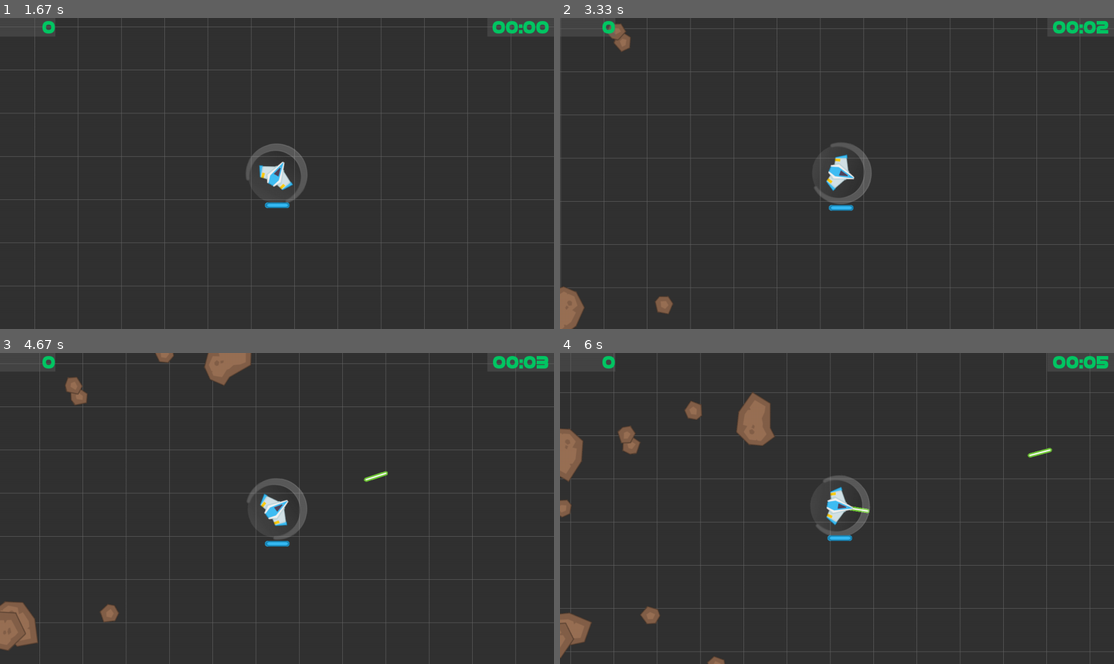
Above: before the commit, frames 1-4 (two rows, left to right).
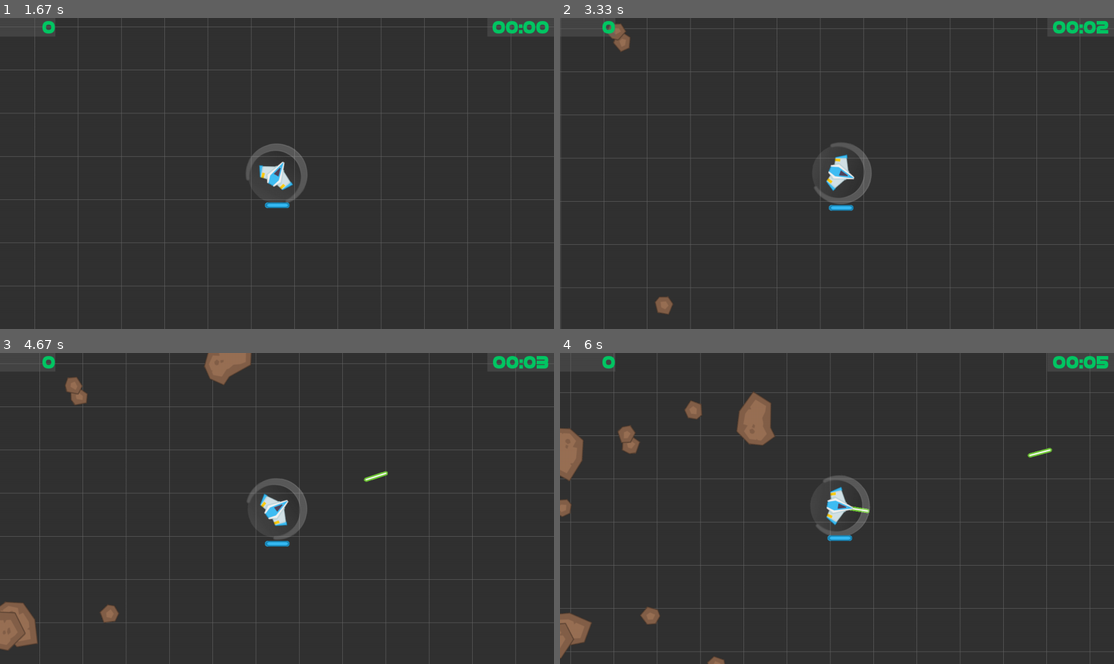
Above: after the commit, the same moments.

Repository: genericprogrammerdude/pygamengn
Game: pygame game, started from main.py
Same seed, same stepped clock (60 frames per second), same inputs: the game is played once before the commit and once after it.
Inputs (mouse positions are in pixels of both pictures, inside the frame that each line leads up to):
- Up to frame 1 (1.67 s): click "Start" at 0.38 s; tap Esc at 0.67 s; click "Resume Game" at 1.05 s; hold Space from 1.33 s (still down); hold D from 1.33 s (still down); move the mouse to (326, 251) at 1.37 s
- Up to frame 2 (3.33 s): release Space at 1.8 s; release D at 1.8 s; hold D 1.83-2.3 s; hold W 2.33-2.63 s; hold D 2.67-3.13 s; hold A from 3.17 s (still down)
- Up to frame 3 (4.67 s): release A at 3.7 s; tap Space at 4.07, 4.47 s; hold A from 4.4 s (still down)
- Up to frame 4 (6 s): tap Space at 4.77, 4.9, 5.3, 5.6, 5.97 s; release A at 4.8 s; hold W 4.83-5.2 s; hold D 5.23-5.87 s; hold S from 5.9 s (still down)

Frame 1 is identical in both runs. In frame 2, 0.5% of the frame differs, in the area x 0-20%, y 7-100%; in frame 3, 0.1%; in frame 4, less than 0.1%.

Commit message:
Added KILLING_ALL mode to transition between MainMenu and play mode.

Diff:
--- a/main_menu.py
+++ b/main_menu.py
@@ -32,8 +32,6 @@
         for event in pygame.event.get():
             if event.type == pygame.QUIT or (event.type == pygame.KEYDOWN and event.key == pygame.K_ESCAPE):
                 self.exit_callback()
-            elif event.type == pygame.KEYDOWN and event.key == pygame.K_SPACE:
-                self.start_callback()
             elif event.type == pygame.MOUSEBUTTONUP:
                 if self.start_button.rect.collidepoint(mouse_pos):
                     self.start_callback()
--- a/space_shooter_game.py
+++ b/space_shooter_game.py
@@ -19,6 +19,7 @@
     MAIN_MENU = auto()
     PLAY = auto()
     PAUSE_MENU = auto()
+    KILLING_ALL = auto()
 
 
 @GameObjectFactory.register("SpaceShooterGame")
@@ -52,6 +53,9 @@
         elif self.mode == Mode.PAUSE_MENU:
             self.update_ui(delta, self.pause_menu_ui)
 
+        elif self.mode == Mode.KILLING_ALL:
+            self.update_killing(delta)
+
         super().update(delta)
 
     def update_play(self, delta):
@@ -77,12 +81,22 @@
         ui.update(self.screen.get_rect(), delta)
         self.blit_ui(ui)
 
+    def update_killing(self, delta):
+        """Updates game states when killing all game objects in the render group before starting play mode."""
+        for event in pygame.event.get():
+            if event.type == pygame.QUIT:
+                self.running = False
+
+        self.kill_render_group()
+        if len(self.render_group.sprites()) <= 0:
+            self.mode = Mode.PLAY
+            self.level.create_objects(self.render_group)
+            self.set_player(self.level.player)
+            self.time = 0
+
     def start_play(self):
-        """Starts PLAY mode."""
-        self.mode = Mode.PLAY
-        self.level.create_objects(self.render_group)
-        self.set_player(self.level.player)
-        self.time = 0
+        """Prepares the game to start playing."""
+        self.mode = Mode.KILLING_ALL
 
     def resume_play(self):
         """Resumes PLAY mode from PAUSE_MENU mode."""
@@ -99,14 +113,11 @@
             if event.type == pygame.QUIT:
                 self.running = False
             if event.type == pygame.KEYDOWN:
-                # Exit
                 if event.key == pygame.K_ESCAPE:
                     self.toggle_pause()
                     self.mode = Mode.PAUSE_MENU
                 if event.key == pygame.K_SPACE and self.player:
                     self.player.fire()
-                if event.key == pygame.K_END:
-                    self.toggle_pause()
 
         if self.player is None:
             return
